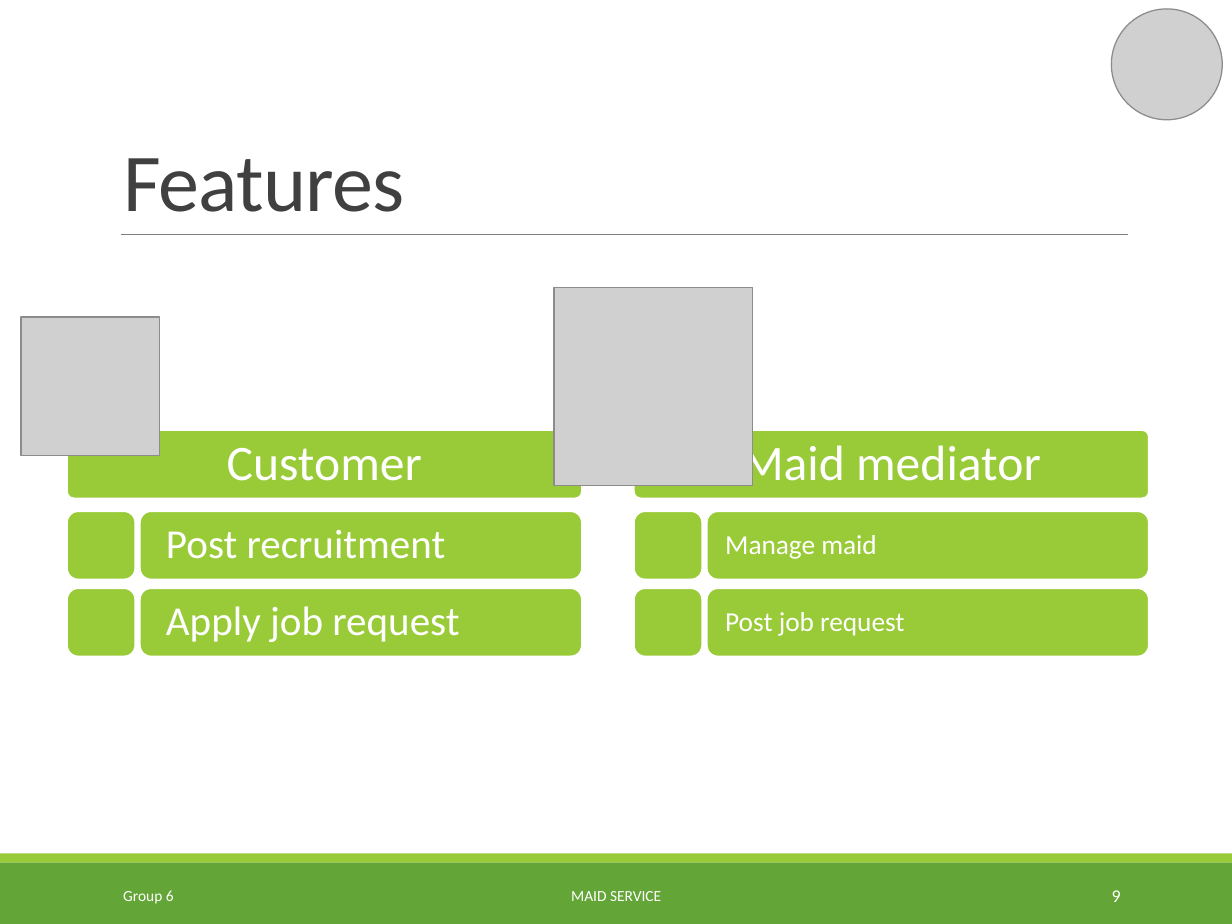
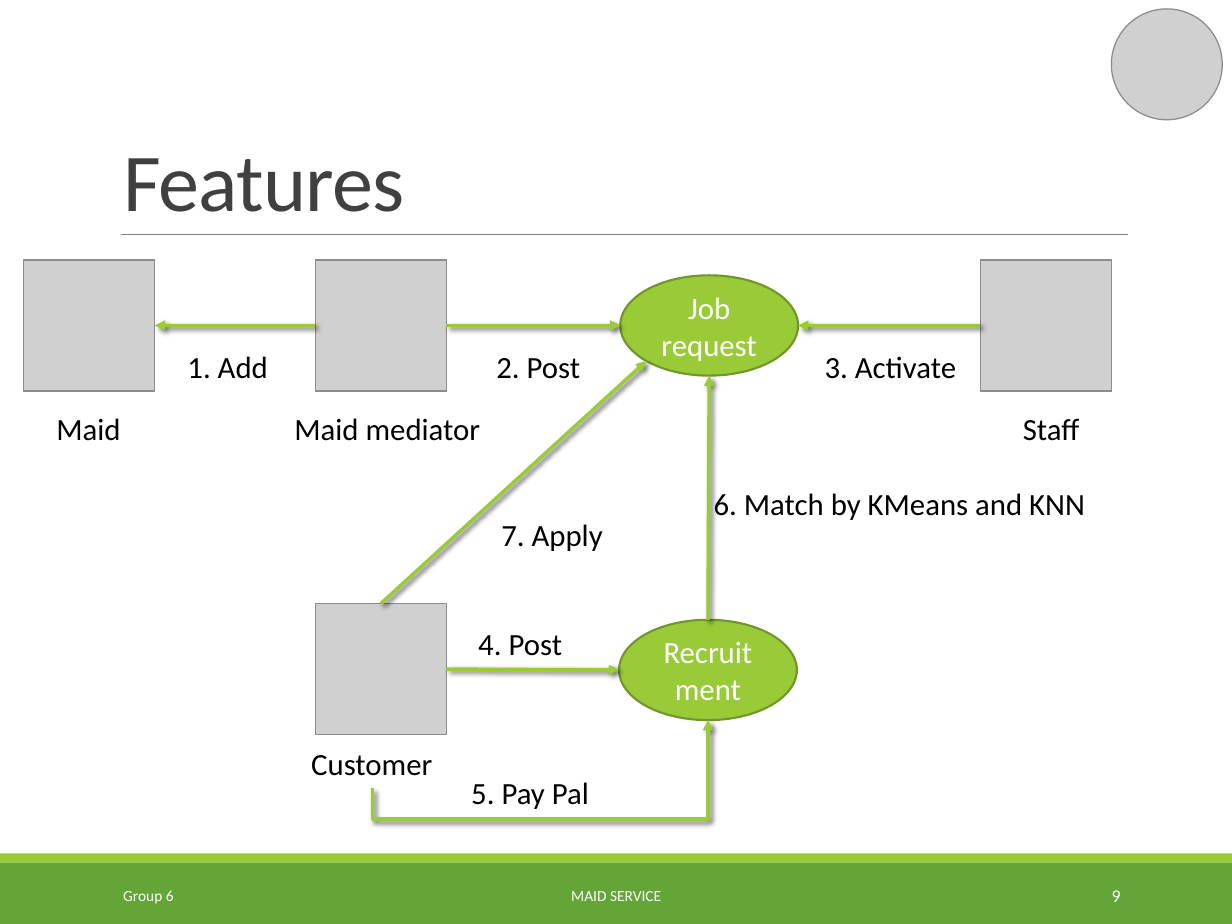
Before and after one commit to TuanBT/ms-website, a slide deck: slide 9 of Presentation/MS_Slide.pptx. Drawn at 1232x924 pixels with LibreOffice and Linux fonts; fonts in the diff are those of the drawing; grey boxes stand for pictures. Boxes give left, top, right and bottom in pixels: in the first picture for what was removed or moved away, otherwise in the second. Text is boxed around its words. In the diff, an @@ line names an element or a change of style, - is before the commit and + after.

```diff
--- a/Presentation/MS_Slide.pptx
+++ b/Presentation/MS_Slide.pptx
@@ picture added at (23,260,154,391) @@
@@ picture: place and size @@
-picture at (554,287,753,485)
+picture at (315,260,446,391)
@@ picture added at (981,260,1111,391) @@
@@ ellipse added at (621,275,798,375), fill #99CB38, outline #719629 1.25 pt, 18 pt, text #FFFFFF @@
+Job request
@@ arrow added from (315, 325) to (155, 325), #99CB38 2 pt @@
@@ arrow added from (446, 325) to (621, 325), #99CB38 2 pt @@
@@ arrow added from (981, 325) to (798, 325), #99CB38 2 pt @@
@@ text added at (187,356,268,379), 18 pt, text #000000 @@
+1. Add
@@ text added at (496,358,581,379), 18 pt, text #000000 @@
+2. Post
@@ text added at (825,356,956,379), 18 pt, text #000000 @@
+3. Activate
@@ arrow added from (381, 604) to (647, 361), #99CB38 2 pt @@
@@ arrow added from (708, 620) to (710, 376), #99CB38 2 pt @@
@@ text "Maid" at (56,418,120,441): vertical alignment middle to top @@
@@ text at (56,418,120,441): text changed; size 16 to 18 pt; text colour #FFFFFF to #000000 @@
-Manage maid
+Maid
@@ text "Maid mediator" at (294,418,481,441): size 29 to 18 pt, text colour #FFFFFF to #000000; alignment centre to left; line spacing 0.9 to 1; less space between paragraphs; vertical alignment middle to top @@
@@ text "Maid mediator": place and size @@
-text "Maid mediator" at (741,439,1041,486)
+text "Maid mediator" at (294,418,481,441)
@@ text added at (1023,418,1080,441), 18 pt, text #000000 @@
+Staff
@@ text added at (714,489,1085,520), 18 pt, text #000000 @@
+6. Match by KMeans and KNN
@@ text added at (501,524,603,551), 18 pt, text #000000 @@
+7. Apply
@@ picture: place and size @@
-picture at (21,317,160,456)
+picture at (315,604,446,734)
@@ ellipse added at (620,620,797,719), fill #99CB38, outline #719629 1.25 pt, 18 pt, text #FFFFFF @@
+Recruitment
@@ group removed at (67,430,1149,657): 10 rounded rectangles, 3 texts @@
-Post recruitment
-Apply job request
-Post job request
@@ text added at (478,635,563,656), 18 pt, text #000000 @@
+4. Post
@@ arrow added from (446, 669) to (620, 670), #99CB38 2 pt @@
@@ text "Customer": place and size @@
-text "Customer" at (227,448,422,481)
+text "Customer" at (311,755,432,776)
@@ text "Customer" at (311,755,432,776): size 29 to 18 pt, text colour #FFFFFF to #000000; alignment centre to left; line spacing 0.9 to 1; less space between paragraphs; vertical alignment middle to top @@
@@ elbow arrow added from (373, 788) to (708, 721), #99CB38 2 pt @@
@@ text added at (471,782,589,809), 18 pt, text #000000 @@
+5. Pay Pal
```
Also in this commit, not shown: 4 other slides changed, 1 slide removed.
